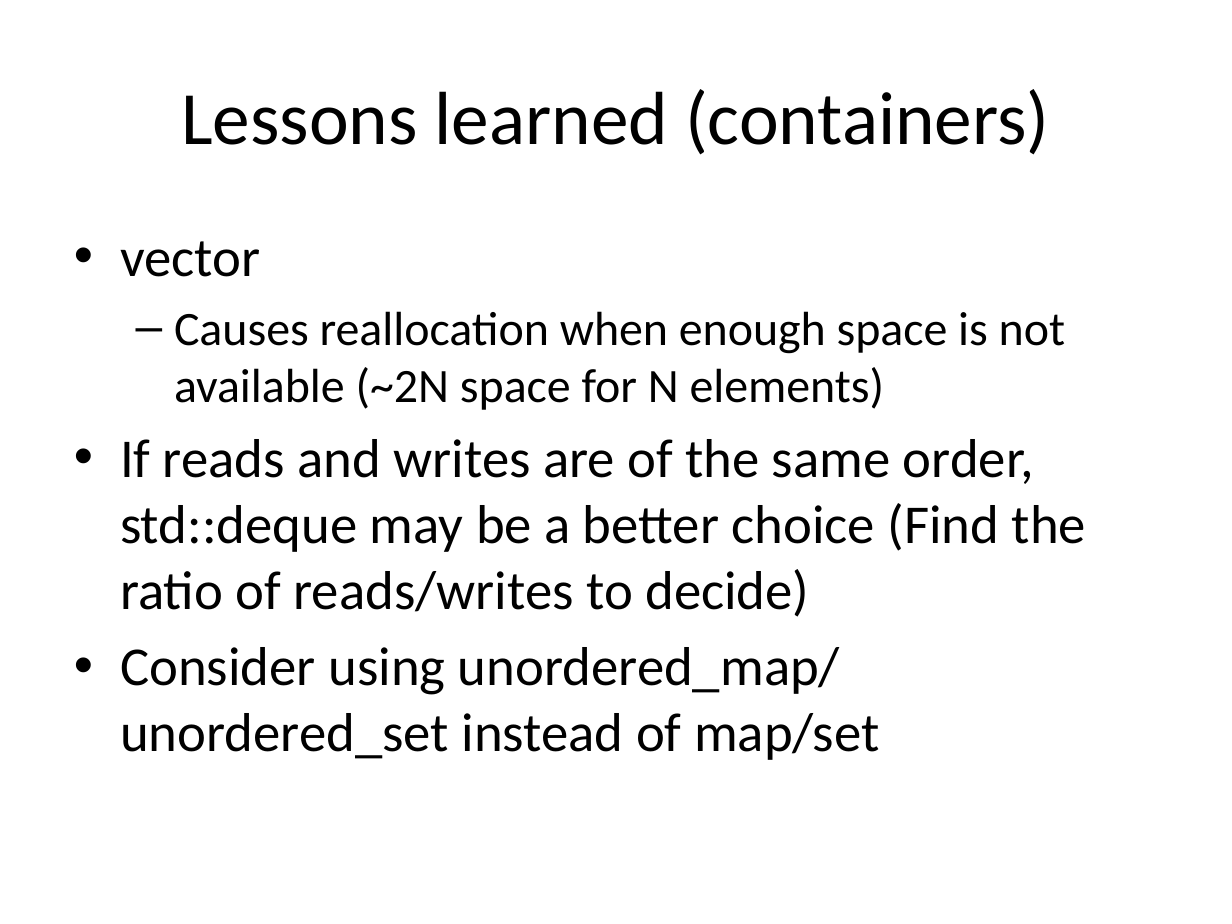
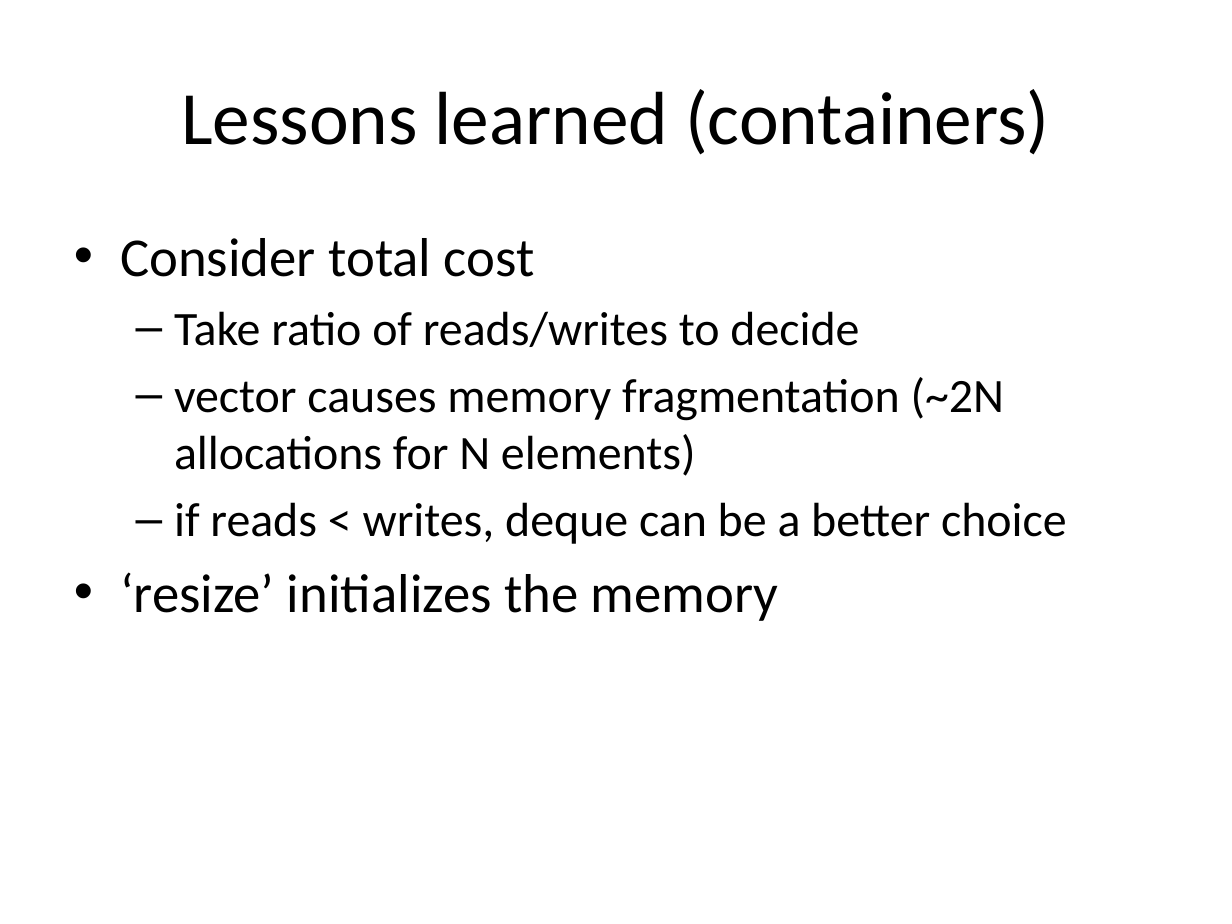
Before and after one commit to hiraditya/std-benchmark, a slide deck: slide 23 of docs/slides/slide-cppnow.pptx (slide 26 before the commit). Drawn at 1232x924 pixels with LibreOffice and Linux fonts; fonts in the diff are those of the drawing. Boxes give left, top, right and bottom in pixels: in the first picture for what was removed or moved away, otherwise in the second. Text is boxed around its words. In the diff, an @@ line names an element or a change of style, - is before the commit and + after.

```diff
--- a/docs/slides/slide-cppnow.pptx
+++ b/docs/slides/slide-cppnow.pptx
@@ text at box(120, 238, 1067, 621): text changed; size 32 to 28 pt @@
-• vector
-  – Causes reallocation when enough space is not available (~2N space for N elements)
-• If reads and writes are of the same order, std::deque may be a better choice (Find the ratio of reads/writes to decide)
-• Consider using unordered_map/ unordered_set instead of map/set
+• Consider total cost
+  – Take ratio of reads/writes to decide
+  – vector causes memory fragmentation (~2N allocations for N elements)
+  – if reads < writes, deque can be a better choice
+• ‘resize’ initializes the memory
```
Also in this commit, not shown: 19 other slides changed, 3 slides removed, 1 other file.
